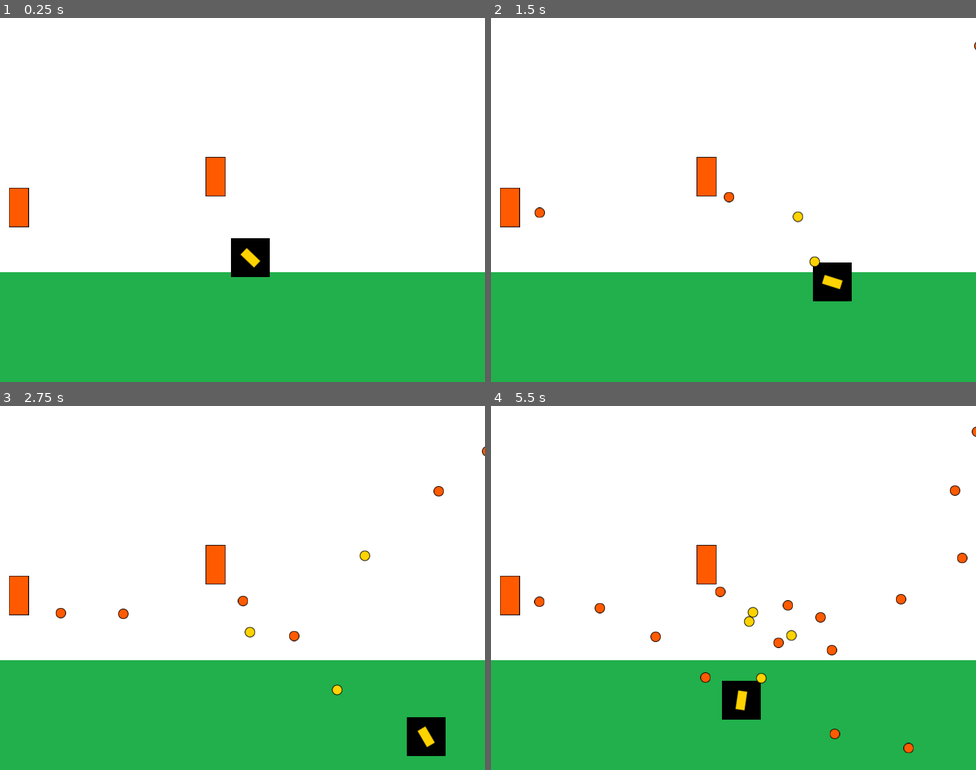
Above: before the commit, frames 1-4 (two rows, left to right).
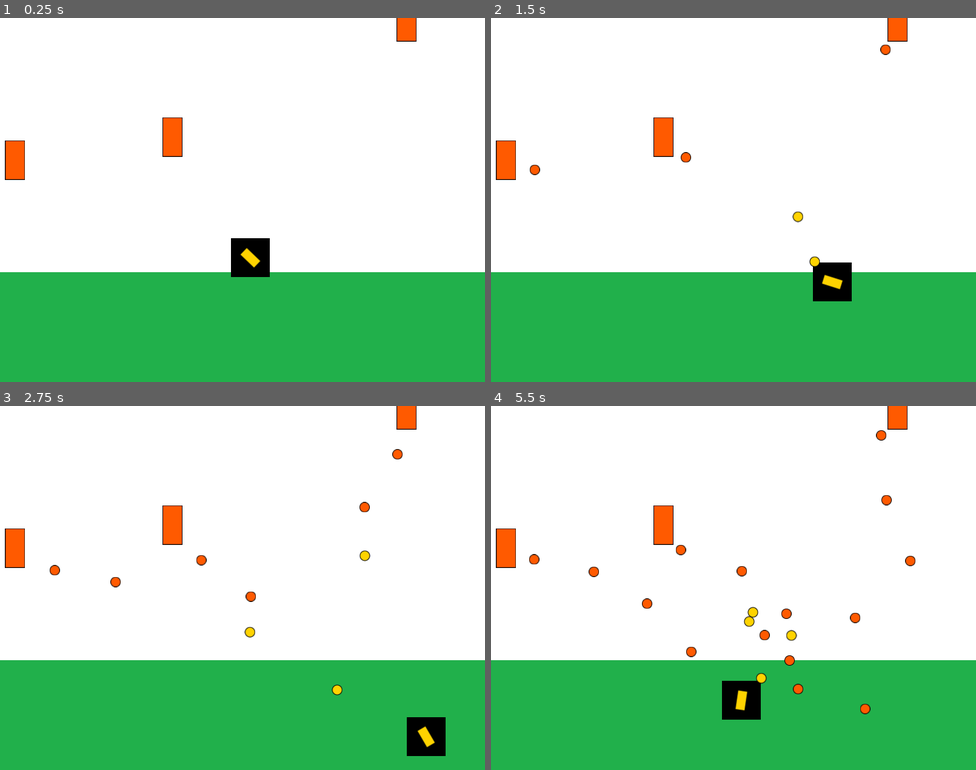
Above: after the commit, the same moments.

Repository: pasqualegabriel/VideoJuegos
Game: Godot game, scene res://Main.tscn
Two runs of this game, one before a commit and one after it. Both use one fixed random seed, a clock stepped at 60 frames per second and the inputs below.
Inputs (mouse positions are in pixels of both pictures, inside the frame that each line leads up to):
- Up to frame 1 (0.25 s): no input
- Up to frame 2 (1.5 s): tap Enter at 0.5 s; move the mouse to (840, 181) at 0.52 s; hold D (move_right) 0.53-1.28 s; click (840, 181) at 0.6 s; move the mouse to (636, 218) at 1.27 s; hold Down (move_down) from 1.28 s (still down); click (636, 218) at 1.35 s
- Up to frame 3 (2.75 s): move the mouse to (291, 507) at 2.02 s; release Down (move_down) at 2.03 s; hold D (move_right) from 2.03 s (still down); click (291, 507) at 2.1 s
- Up to frame 4 (5.5 s): move the mouse to (709, 660) at 2.77 s; release D (move_right) at 2.78 s; hold Up (move_up) 2.78-3.53 s; click (709, 660) at 2.85 s; move the mouse to (879, 642) at 3.52 s; hold A (move_left) 3.53-5.03 s; click (879, 642) at 3.6 s; move the mouse to (588, 533) at 4.27 s; click (588, 533) at 4.35 s; move the mouse to (757, 588) at 5.02 s; hold Down (move_down) from 5.03 s (still down); click (757, 588) at 5.1 s

The runs differ from the first frame. In frame 1, 2.1% of the frame differs, in the area x 1-86%, y 0-58%; in frame 2, 2.3%; in frame 3, 2.6%; in frame 4, 3.6%, in the area x 1-100%, y 0-96%.

Commit message:
torretas en posiciones random

Diff:
--- a/Entrega3/entities/turret/Turret.gd
+++ b/Entrega3/entities/turret/Turret.gd
@@ -27,8 +27,8 @@
 	new_projectile.initialize(fire_direction, initial_direction)
 
 func _set_initial_position():
-	global_position.x = rand_range(0, 1000)
-	global_position.y = rand_range(0, 400)
+	global_position.x = rand_range(0, OS.get_window_size().x)
+	global_position.y = rand_range(0, OS.get_window_size().y / 2)
 
 func _on_FireTimer_timeout():
 	_fire()
